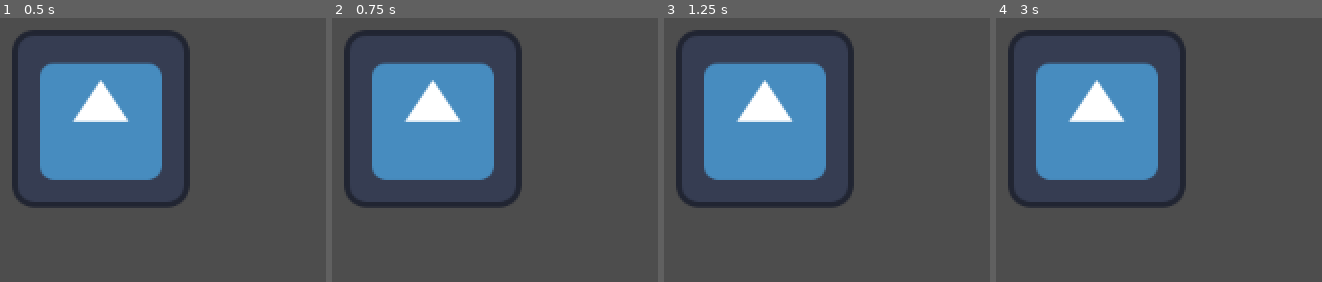
Above: before the commit, frames 1-4 (left to right).
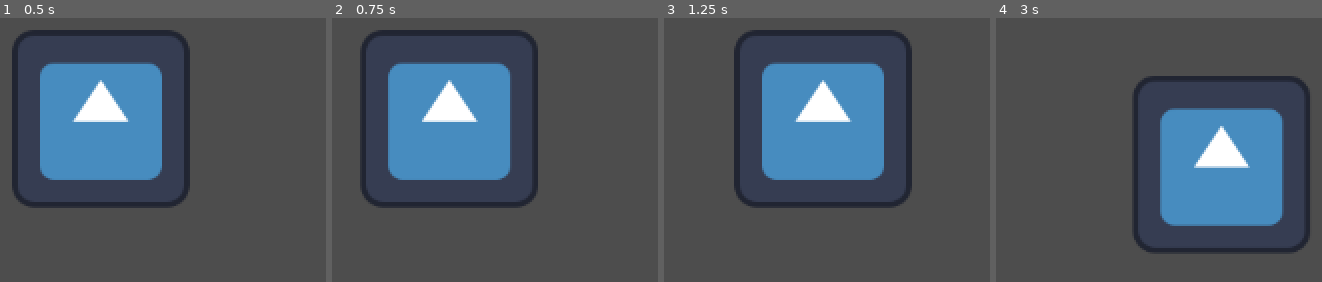
Above: after the commit, the same moments.

Repository: cdelossantos8/IVGD-2540-Labs
Game: Godot game, scene res://UserInput.tscn
Two runs of this game, one before a commit and one after it. Both use one fixed random seed, a clock stepped at 60 frames per second and the inputs below. Before the commit the project has no main scene; this scene is started directly in both runs. The engine's default icon, where the game draws it, is replaced by a stand-in: a white triangle on a blue panel in a dark square.
Inputs:
- Up to frame 1 (0.5 s): no input
- Up to frame 2 (0.75 s): tap Enter at 0.5 s; hold Right (ui_right) from 0.53 s (still down)
- Up to frame 3 (1.25 s): keep holding Right (ui_right)
- Up to frame 4 (3 s): release Right (ui_right) at 1.28 s; hold Down (ui_down) 1.28-2.03 s; hold Right (ui_right) 2.03-2.78 s; hold Up (ui_up) from 2.78 s (still down)

Frame 1 is identical in both runs. In frame 2, 11% of the frame differs, in the area x 3-64%, y 4-72%; in frame 3, 23%; in frame 4, 41%, in the area x 3-97%, y 4-90%.

Commit message:
Created Movement Script with if statements and export variable speed

Diff:
--- /dev/null
+++ b/lab-2/vars,-if-and-input/Movement.gd
@@ -0,0 +1,22 @@
+extends Sprite2D
+
+@export var speed = 1
+
+# Called when the node enters the scene tree for the first time.
+func _ready() -> void:
+	pass # Replace with function body.
+
+
+# Called every frame. 'delta' is the elapsed time since the previous frame.
+func _process(delta: float) -> void:
+	if Input.is_action_pressed("ui_right"):
+		position.x += speed
+
+	if Input.is_action_pressed("ui_left"):
+		position.x -= speed
+
+	if Input.is_action_pressed("ui_up"):
+		position.y -= speed
+
+	if Input.is_action_pressed("ui_down"):
+		position.y += speed
--- a/lab-2/vars,-if-and-input/UserInput.tscn
+++ b/lab-2/vars,-if-and-input/UserInput.tscn
@@ -1,9 +1,11 @@
 [gd_scene format=3 uid="uid://bls7eb0eusnkk"]
 
 [ext_resource type="Texture2D" uid="uid://5hcbeb2ooxbr" path="res://icon.svg" id="1_gvw1v"]
+[ext_resource type="Script" uid="uid://j7q2y7d2q7tx" path="res://Movement.gd" id="2_athx8"]
 
 [node name="Node2D" type="Node2D" unique_id=1460068571]
 
 [node name="Icon" type="Sprite2D" parent="." unique_id=1033002461]
 position = Vector2(573, 305)
 texture = ExtResource("1_gvw1v")
+script = ExtResource("2_athx8")
--- a/lab-2/vars,-if-and-input/project.godot
+++ b/lab-2/vars,-if-and-input/project.godot
@@ -11,6 +11,7 @@
 [application]
 
 config/name="Vars, If and Input"
+run/main_scene="uid://bls7eb0eusnkk"
 config/features=PackedStringArray("4.6", "Forward Plus")
 config/icon="res://icon.svg"
 
Not shown, added: lab-2/vars,-if-and-input/Movement.gd.uid
